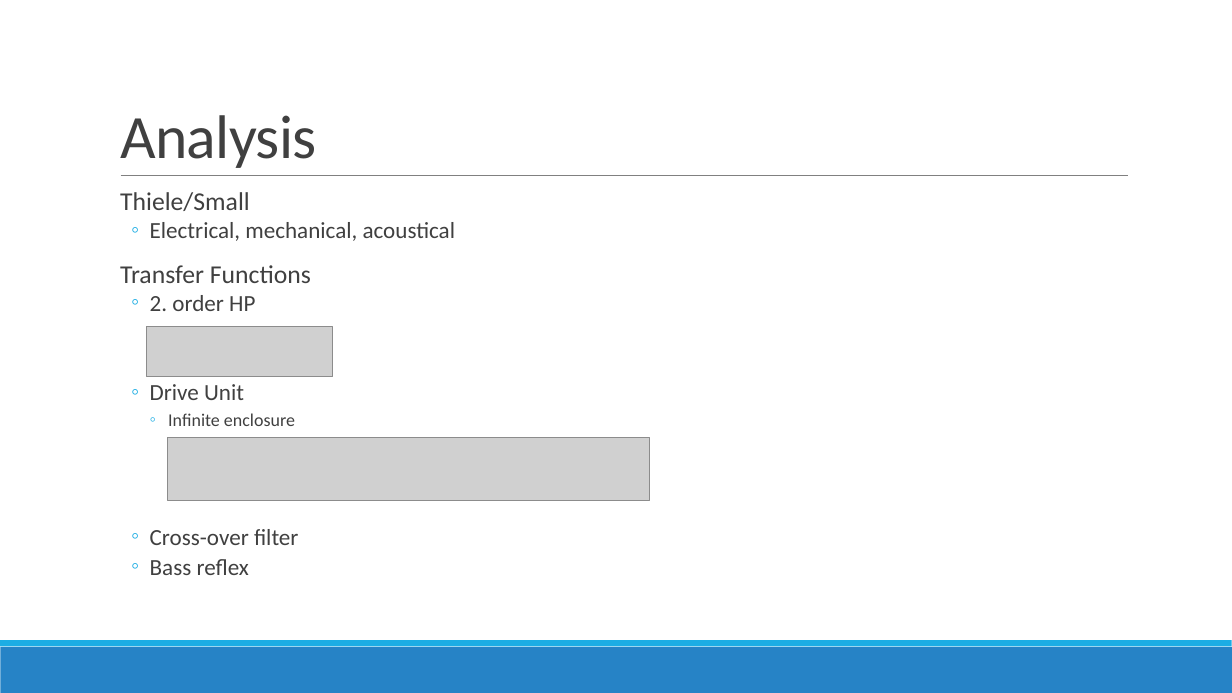
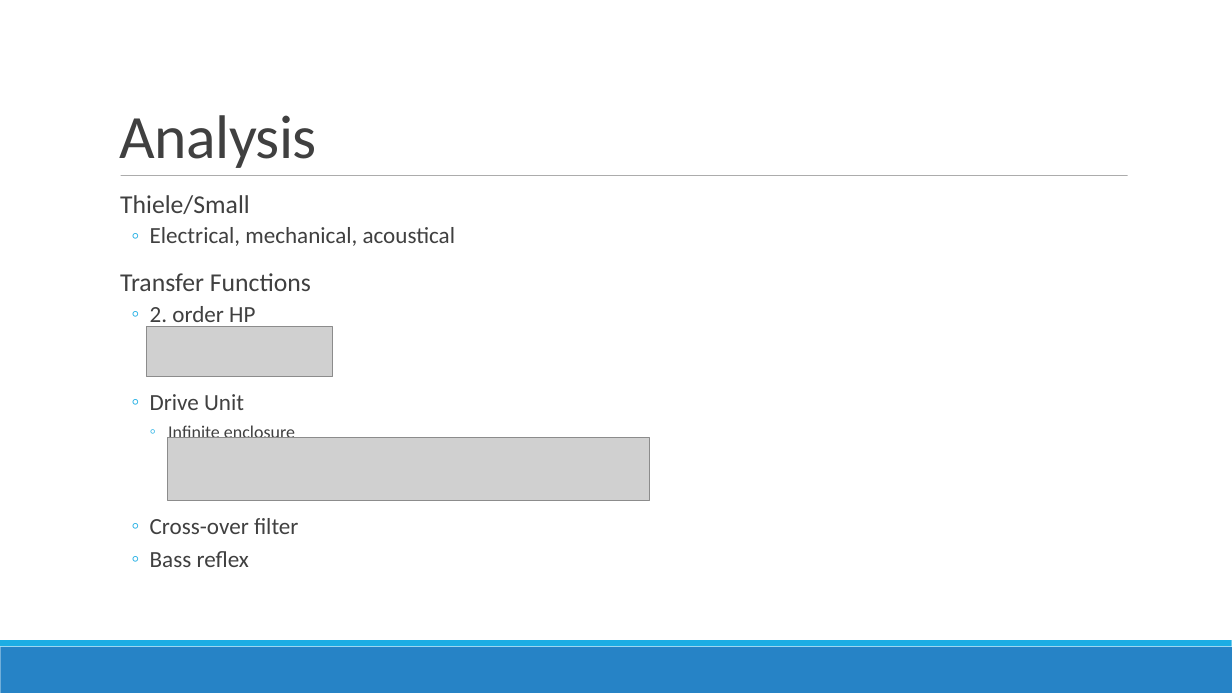
Before and after one commit to lsangild/ETLYAK, a slide deck: slide 3 of Presentation/Speaker Modelling.pptx. Drawn at 1232x693 pixels with LibreOffice and Linux fonts; fonts in the diff are those of the drawing; grey boxes stand for pictures. Boxes give left, top, right and bottom in pixels: in the first picture for what was removed or moved away, otherwise in the second. Text is boxed around its words. In the diff, an @@ line names an element or a change of style, - is before the commit and + after.

```diff
--- a/Presentation/Speaker Modelling.pptx
+++ b/Presentation/Speaker Modelling.pptx
@@ line (121, 176) - (1128, 176): stroke #808080 0.5 pt to #808080 0.51 pt @@
@@ text "Thiele/Small" at bbox=[120, 195, 455, 567]: line spacing 0.8 to 0.9 @@
```
Also in this commit, not shown: 5 other slides changed.
